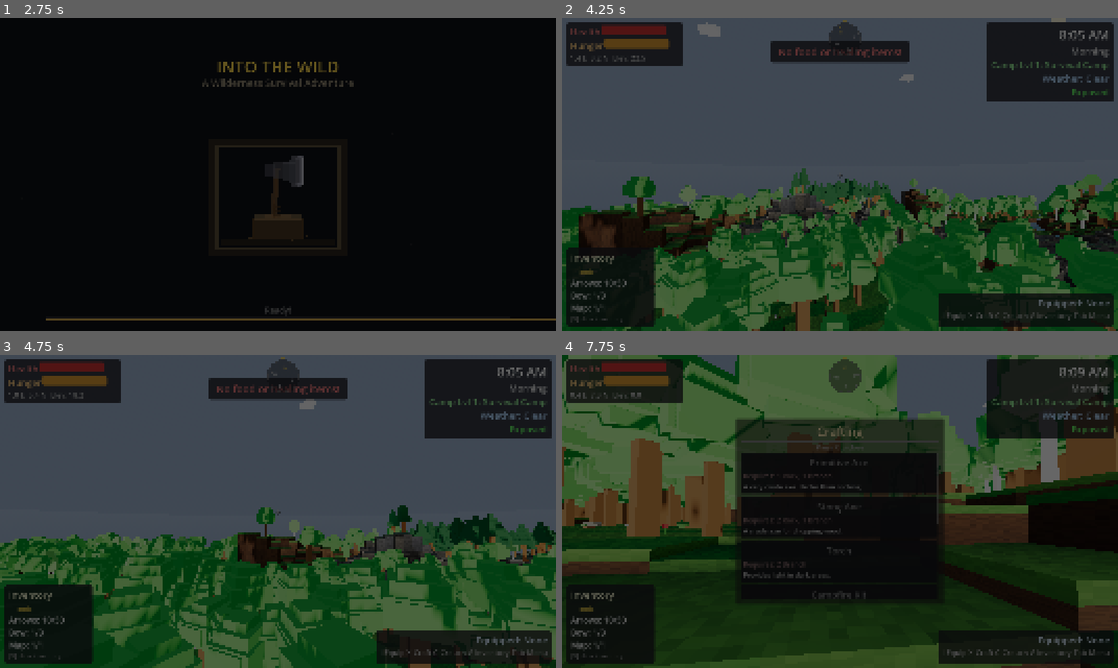
Above: before the commit, frames 1-4 (two rows, left to right).
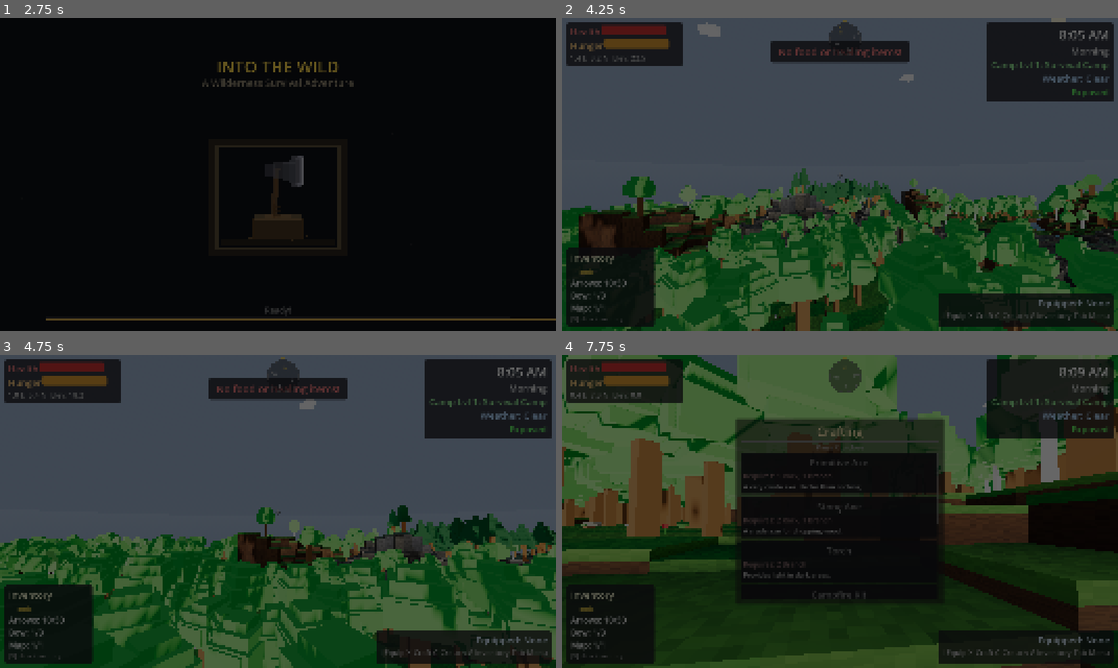
Above: after the commit, the same moments.

Repository: adchamberlain/into-the-wild
Game: Godot game, scene res://scenes/main.tscn
The game is run twice, just before and just after one commit, with the same random seed, the same clock (stepped at 60 frames per second) and the same inputs.
Inputs (mouse positions are in pixels of both pictures, inside the frame that each line leads up to):
- Up to frame 1 (2.75 s): tap Enter at 0.5, 2 s; move the mouse to (305, 174) at 0.52 s; hold F (eat) 0.53-1.28 s; hold W (move_forward) from 0.53 s (still down); click (305, 174) at 0.67 s; tap Space (jump) at 0.77, 1.07, 1.25, 1.52, 1.82 s; move the mouse to (250, 174) at 1.27 s; tap C (crouch) at 1.35 s; tap F (eat) at 1.55, 2.3 s; move the mouse to (289, 168) at 2.02 s; hold T (cycle_ammo) from 2.03 s (still down)
- Up to frame 2 (4.25 s): keep holding W (move_forward); move the mouse to (834, 180) at 2.77 s; release T (cycle_ammo) at 2.78 s; tap F (eat) at 2.85, 3.8 s; click (834, 180) at 2.92 s; tap Space (jump) at 3.02, 3.32, 3.77, 4.07 s; move the mouse to (878, 177) at 3.52 s; hold E (interact) from 3.53 s (still down)
- Up to frame 3 (4.75 s): keep holding W (move_forward); move the mouse to (233, 508) at 4.27 s; release E (interact) at 4.28 s; tap M (move_structure) at 4.35 s; tap Space (jump) at 4.52 s; tap F (eat) at 4.55 s
- Up to frame 4 (7.75 s): tap Space (jump) at 4.82, 6.5, 6.77, 7.07 s; move the mouse to (845, 511) at 5.02 s; hold X (open_crafting) 5.03-5.75 s; click (845, 511) at 5.17 s; tap F (eat) at 5.3, 6.8 s; release W (move_forward) at 5.75 s; drag from (756, 433) to (728, 527) at 5.77 s; move the mouse to (962, 495) at 6.52 s; hold W (move_forward) 6.53-7.25 s; hold Q (unequip) 6.53-7.25 s; drag from (728, 527) to (812, 574) at 7.27 s

Frame 1 is identical in both runs. In frame 2, less than 0.1% of the frame differs, in the area x 19-94%, y 61-100%; in frame 3, less than 0.1%; in frame 4, 0.2%, in the area x 0-99%, y 0-40%.

Commit message:
Implement procedural water generation for infinite ponds, lakes, and rivers
Adds grid-based deterministic water feature placement that spawns ponds,
lakes, and rivers as the player explores beyond the startup generation zone.
Water cells (80x80) evaluate biome-based probabilities for ponds/lakes.
River cells (200x200) spawn short rivers in hills/rocky biomes. Spatial hash
replaces O(n) water body scan in get_height_at() with O(1) bucket lookup.
Inner zone cells pre-marked to prevent duplicates with startup features.

Co-Authored-By: Claude Opus 4.6 <noreply@anthropic.com>

Diff:
--- a/scripts/world/chunk_manager.gd
+++ b/scripts/world/chunk_manager.gd
@@ -44,6 +44,30 @@
 var lake_depth: float = 3.0
 var lake_min_spacing: float = 80.0  # Min distance between lakes
 var lake_pond_spacing: float = 40.0  # Min distance from ponds
+
+# Procedural water cell grid (80x80 units per cell)
+const WATER_CELL_SIZE: float = 80.0
+var evaluated_water_cells: Dictionary = {}  # Vector2i -> bool (true if evaluated)
+
+# Spatial hash for efficient water body lookups in get_height_at()
+# Keyed by Vector2i bucket coords (bucket_size = WATER_CELL_SIZE = 80 units)
+var water_body_spatial_hash: Dictionary = {}  # Vector2i -> Array[int] (indices into water_bodies)
+
+# Biome-based water feature probabilities {RegionType -> {pond_chance, lake_chance}}
+var water_cell_probabilities: Dictionary = {
+	RegionType.MEADOW: {"pond": 0.40, "lake": 0.15},
+	RegionType.FOREST: {"pond": 0.35, "lake": 0.0},
+	RegionType.HILLS: {"pond": 0.25, "lake": 0.0},
+	RegionType.ROCKY: {"pond": 0.25, "lake": 0.0},
+	RegionType.MOUNTAIN: {"pond": 0.20, "lake": 0.10},
+	RegionType.DESERT: {"pond": 0.0, "lake": 0.0},
+}
+
+# Procedural river cell grid (200x200 units per cell)
+const RIVER_CELL_SIZE: float = 200.0
+const RIVER_CELL_PROBABILITY: float = 0.25  # 25% chance per valid cell
+const PROCEDURAL_RIVER_MAX_SEGMENTS: int = 12  # Shorter than startup rivers
+var evaluated_river_cells: Dictionary = {}  # Vector2i -> bool
 
 # River settings
 var river_count: int = 2  # Target number of rivers
@@ -394,6 +418,12 @@
 	# Update legacy pond_locations for backward compatibility
 	_update_legacy_pond_locations()
 
+	# Build spatial hash for all startup water bodies
+	_rebuild_water_body_spatial_hash()
+
+	# Pre-mark water cells in the inner zone to prevent procedural duplicates
+	_mark_inner_zone_water_cells()
+
 	print("[ChunkManager] Water features generated: %d ponds, %d lakes (incl. alpine), %d rivers" % [
 		_count_water_bodies(WaterBodyType.POND),
 		_count_water_bodies(WaterBodyType.LAKE),
@@ -581,6 +611,247 @@
 		print("[ChunkManager] Generated alpine lake at (%.1f, %.1f) radius=%.1f" % [
 			candidate.x, candidate.y, alpine_radius
 		])
+
+
+func _evaluate_water_cell(cell_coord: Vector2i) -> void:
+	## Evaluate a single water cell and potentially add a pond or lake.
+	## Deterministic from (cell_coord, noise_seed).
+	if evaluated_water_cells.has(cell_coord):
+		return
+	evaluated_water_cells[cell_coord] = true
+
+	# Deterministic RNG from cell coordinates and world seed
+	var cell_rng: RandomNumberGenerator = RandomNumberGenerator.new()
+	cell_rng.seed = noise_seed + cell_coord.x * 73856093 + cell_coord.y * 19349663
+
+	# Cell center in world coordinates
+	var cell_center_x: float = (cell_coord.x + 0.5) * WATER_CELL_SIZE
+	var cell_center_z: float = (cell_coord.y + 0.5) * WATER_CELL_SIZE
+
+	# Check biome at cell center
+	var region: RegionType = get_region_at(cell_center_x, cell_center_z)
+	var probs: Dictionary = water_cell_probabilities.get(region, {"pond": 0.0, "lake": 0.0})
+
+	# Roll for feature type
+	var roll: float = cell_rng.randf()
+	var feature_type: String = ""
+	if roll < probs["lake"]:
+		feature_type = "lake"
+	elif roll < probs["lake"] + probs["pond"]:
+		feature_type = "pond"
+	else:
+		return  # No water feature in this cell
+
+	# Jitter position within cell (+/- 30 units from center)
+	var jitter_x: float = cell_rng.randf_range(-30.0, 30.0)
+	var jitter_z: float = cell_rng.randf_range(-30.0, 30.0)
+	var feature_x: float = cell_center_x + jitter_x
+	var feature_z: float = cell_center_z + jitter_z
+
+	# Re-check biome at jittered position
+	var jittered_region: RegionType = get_region_at(feature_x, feature_z)
+	if jittered_region == RegionType.DESERT:
+		return  # Landed in desert after jitter
+
+	# Don't place in spawn-safe zone
+	if Vector2(feature_x, feature_z).length() < 60.0:
+		return
+
+	# Alpine lake check: must be in MOUNTAIN with sufficient elevation
+	if feature_type == "lake" and jittered_region == RegionType.MOUNTAIN:
+		var elevation: float = _get_base_terrain_height(feature_x, feature_z)
+		if elevation < alpine_lake_min_elevation:
+			feature_type = "pond"  # Downgrade to pond if not high enough
+
+	# Lake only in MEADOW (or MOUNTAIN for alpine)
+	if feature_type == "lake" and jittered_region != RegionType.MEADOW and jittered_region != RegionType.MOUNTAIN:
+		feature_type = "pond"  # Downgrade to pond
+
+	# Get region-appropriate parameters
+	var params: Dictionary = region_pond_params.get(jittered_region, region_pond_params[RegionType.FOREST])
+
+	var feature_radius: float
+	var feature_depth: float
+	var wb_type: WaterBodyType
+
+	if feature_type == "lake":
+		feature_radius = cell_rng.randf_range(lake_min_radius, lake_max_radius)
+		feature_depth = lake_depth
+		wb_type = WaterBodyType.LAKE
+		if jittered_region == RegionType.MOUNTAIN:
+			feature_radius = cell_rng.randf_range(alpine_lake_min_radius, alpine_lake_max_radius)
+			feature_depth = alpine_lake_depth
+	else:
+		feature_radius = cell_rng.randf_range(params["radius_min"], params["radius_max"])
+		feature_depth = params["depth"]
+		wb_type = WaterBodyType.POND
+
+	water_bodies.append({
+		"type": wb_type,
+		"center": Vector2(feature_x, feature_z),
+		"radius": feature_radius,
+		"depth": feature_depth
+	})
+	_register_water_body_in_hash(water_bodies.size() - 1)
+
+
+func _mark_inner_zone_water_cells() -> void:
+	## Mark all water cells within the startup generation bounds as evaluated,
+	## so the procedural system doesn't duplicate features in the inner zone.
+	## Pond/lake extent: 150 units, alpine lake extent: 180 units.
+	var mark_extent: float = 180.0  # Covers the largest startup extent (alpine lakes)
+	var cell_min: int = int(floor(-mark_extent / WATER_CELL_SIZE))
+	var cell_max: int = int(ceil(mark_extent / WATER_CELL_SIZE))
+
+	for cx: int in range(cell_min, cell_max + 1):
+		for cz: int in range(cell_min, cell_max + 1):
+			var cell_center_x: float = (cx + 0.5) * WATER_CELL_SIZE
+			var cell_center_z: float = (cz + 0.5) * WATER_CELL_SIZE
+			if Vector2(cell_center_x, cell_center_z).length() <= mark_extent:
+				evaluated_water_cells[Vector2i(cx, cz)] = true
+
+	# Also mark river cells in the inner zone (river source extent: 120 units)
+	var river_mark_extent: float = 120.0
+	var river_cell_min: int = int(floor(-river_mark_extent / RIVER_CELL_SIZE))
+	var river_cell_max: int = int(ceil(river_mark_extent / RIVER_CELL_SIZE))
+
+	for cx: int in range(river_cell_min, river_cell_max + 1):
+		for cz: int in range(river_cell_min, river_cell_max + 1):
+			var cell_center_x: float = (cx + 0.5) * RIVER_CELL_SIZE
+			var cell_center_z: float = (cz + 0.5) * RIVER_CELL_SIZE
+			if Vector2(cell_center_x, cell_center_z).length() <= river_mark_extent:
+				evaluated_river_cells[Vector2i(cx, cz)] = true
+
+	print("[ChunkManager] Pre-marked %d inner zone water cells, %d inner zone river cells" % [evaluated_water_cells.size(), evaluated_river_cells.size()])
+
+
+func _evaluate_water_cells_for_chunk(chunk_coord: Vector2i) -> void:
+	## Find all water cells that overlap with this chunk and evaluate them.
+	var chunk_world_size: float = chunk_size_cells * cell_size  # 48.0
+	var chunk_min_x: float = chunk_coord.x * chunk_world_size
+	var chunk_max_x: float = chunk_min_x + chunk_world_size
+	var chunk_min_z: float = chunk_coord.y * chunk_world_size
+	var chunk_max_z: float = chunk_min_z + chunk_world_size
+
+	# Find water cell range that overlaps this chunk
+	var cell_min_x: int = int(floor(chunk_min_x / WATER_CELL_SIZE))
+	var cell_max_x: int = int(floor(chunk_max_x / WATER_CELL_SIZE))
+	var cell_min_z: int = int(floor(chunk_min_z / WATER_CELL_SIZE))
+	var cell_max_z: int = int(floor(chunk_max_z / WATER_CELL_SIZE))
+
+	for cx: int in range(cell_min_x, cell_max_x + 1):
+		for cz: int in range(cell_min_z, cell_max_z + 1):
+			_evaluate_water_cell(Vector2i(cx, cz))
+
+	# Also evaluate river cells (larger grid: 200x200)
+	var river_cell_min_x: int = int(floor(chunk_min_x / RIVER_CELL_SIZE))
+	var river_cell_max_x: int = int(floor(chunk_max_x / RIVER_CELL_SIZE))
+	var river_cell_min_z: int = int(floor(chunk_min_z / RIVER_CELL_SIZE))
+	var river_cell_max_z: int = int(floor(chunk_max_z / RIVER_CELL_SIZE))
+
+	for cx: int in range(river_cell_min_x, river_cell_max_x + 1):
+		for cz: int in range(river_cell_min_z, river_cell_max_z + 1):
+			_evaluate_river_cell(Vector2i(cx, cz))
+
+
+func _evaluate_river_cell(cell_coord: Vector2i) -> void:
+	## Evaluate a single river cell and potentially generate a river.
+	## Deterministic from (cell_coord, noise_seed).
+	if evaluated_river_cells.has(cell_coord):
+		return
+	evaluated_river_cells[cell_coord] = true
+
+	# Deterministic RNG from cell coordinates and world seed
+	var cell_rng: RandomNumberGenerator = RandomNumberGenerator.new()
+	cell_rng.seed = noise_seed + 7000 + cell_coord.x * 48611 + cell_coord.y * 29423
+
+	# Roll probability
+	if cell_rng.randf() > RIVER_CELL_PROBABILITY:
+		return
+
+	# Candidate source position (jittered within cell)
+	var cell_center_x: float = (cell_coord.x + 0.5) * RIVER_CELL_SIZE
+	var cell_center_z: float = (cell_coord.y + 0.5) * RIVER_CELL_SIZE
+	var source_x: float = cell_center_x + cell_rng.randf_range(-80.0, 80.0)
+	var source_z: float = cell_center_z + cell_rng.randf_range(-80.0, 80.0)
+
+	# Must be in HILLS or ROCKY biome
+	var region: RegionType = get_region_at(source_x, source_z)
+	if region != RegionType.HILLS and region != RegionType.ROCKY:
+		return
+
+	# Don't place in spawn-safe zone
+	if Vector2(source_x, source_z).length() < 60.0:
+		return
+
+	# Check distance from existing rivers
+	var source: Vector2 = Vector2(source_x, source_z)
+	for existing_river: Dictionary in rivers:
+		if existing_river["path"].size() > 0:
+			if source.distance_to(existing_river["path"][0]) < 60.0:
+				return
+
+	# Generate river path (shorter than startup rivers)
+	var river_path: Array[Vector2] = _generate_river_path(source, cell_rng)
+
+	# Filter to max length from source
+	var capped_path: Array[Vector2] = [river_path[0]]
+	for i: int in range(1, river_path.size()):
+		if river_path[i].distance_to(source) > 200.0:
+			break
+		capped_path.append(river_path[i])
+		if capped_path.size() >= PROCEDURAL_RIVER_MAX_SEGMENTS:
+			break
+
+	if capped_path.size() < 4:
+		return  # Too short
+
+	# Smooth and add fishing pools
+	capped_path = _smooth_river_path(capped_path)
+	var fishing_pools: Array[Vector2] = _place_fishing_pools(capped_path)
+
+	rivers.append({
+		"path": capped_path,
+		"width": river_base_width,
+		"fishing_pools": fishing_pools
+	})
+
+
+func _register_water_body_in_hash(body_index: int) -> void:
+	## Add a water body to the spatial hash buckets it overlaps.
+	var body: Dictionary = water_bodies[body_index]
+	var center: Vector2 = body["center"]
+	var radius: float = body["radius"]
+
+	# Find all buckets this body overlaps (center +/- radius)
+	var min_bx: int = int(floor((center.x - radius) / WATER_CELL_SIZE))
+	var max_bx: int = int(floor((center.x + radius) / WATER_CELL_SIZE))
+	var min_bz: int = int(floor((center.y - radius) / WATER_CELL_SIZE))
+	var max_bz: int = int(floor((center.y + radius) / WATER_CELL_SIZE))
+
+	for bx: int in range(min_bx, max_bx + 1):
+		for bz: int in range(min_bz, max_bz + 1):
+			var key: Vector2i = Vector2i(bx, bz)
+			if not water_body_spatial_hash.has(key):
+				water_body_spatial_hash[key] = []
+			water_body_spatial_hash[key].append(body_index)
+
+
+func _rebuild_water_body_spatial_hash() -> void:
+	## Rebuild spatial hash from scratch for all current water bodies.
+	water_body_spatial_hash.clear()
+	for i: int in range(water_bodies.size()):
+		_register_water_body_in_hash(i)
+
+
+func _get_nearby_water_bodies(x: float, z: float) -> Array:
+	## Return indices of water bodies that could affect the given position.
+	var bx: int = int(floor(x / WATER_CELL_SIZE))
+	var bz: int = int(floor(z / WATER_CELL_SIZE))
+	var key: Vector2i = Vector2i(bx, bz)
+	if water_body_spatial_hash.has(key):
+		return water_body_spatial_hash[key]
+	return []
 
 
 func _generate_rivers() -> void:
@@ -1624,8 +1895,10 @@
 			# Flat rim at water level - player can stand here after exiting water
 			return 0.0
 
-	# Check all water bodies (ponds and lakes) for terrain depression
-	for body in water_bodies:
+	# Check nearby water bodies (ponds and lakes) for terrain depression
+	var nearby_body_indices: Array = _get_nearby_water_bodies(snapped_x, snapped_z)
+	for body_idx: int in nearby_body_indices:
+		var body: Dictionary = water_bodies[body_idx]
 		var body_center: Vector2 = body["center"]
 		var body_radius: float = body["radius"]
 		var body_depth: float = body["depth"]
@@ -2001,6 +2274,11 @@
 	chunk.setup(chunk_coord, self)
 	chunk.name = "Chunk_%d_%d" % [chunk_coord.x, chunk_coord.y]
 	add_child(chunk)
+
+	# Evaluate procedural water cells overlapping this chunk BEFORE terrain generation
+	# so that water body depressions are carved into the height cache correctly.
+	_evaluate_water_cells_for_chunk(chunk_coord)
+
 	chunk.generate(is_player_chunk)
 
 	loaded_chunks[chunk_coord] = chunk
